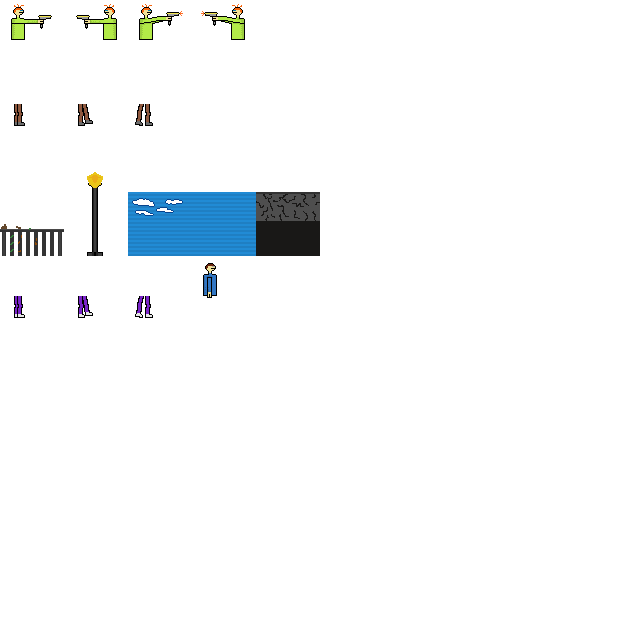
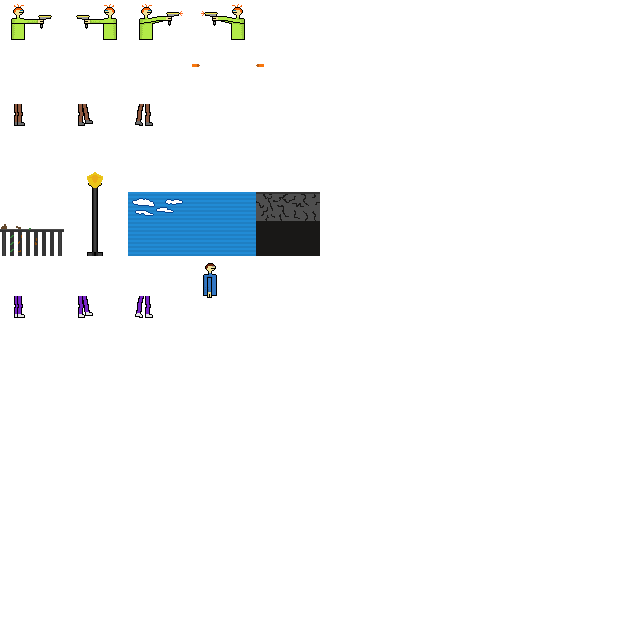
Layer changes from the first 640 x 640 image to the second:
added layer "bullet left" above "bullet" over [256, 64, 264, 67]
added layer "bullet" above "Legs_Villain" over [192, 64, 200, 67]
